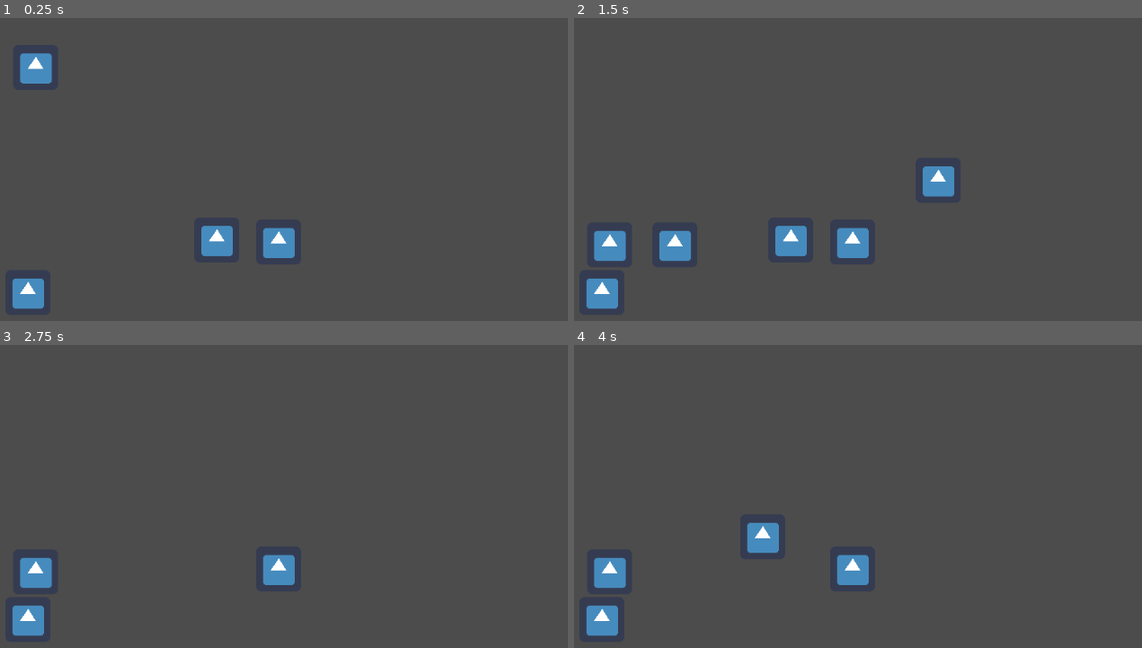
Above: before the commit, frames 1-4 (two rows, left to right).
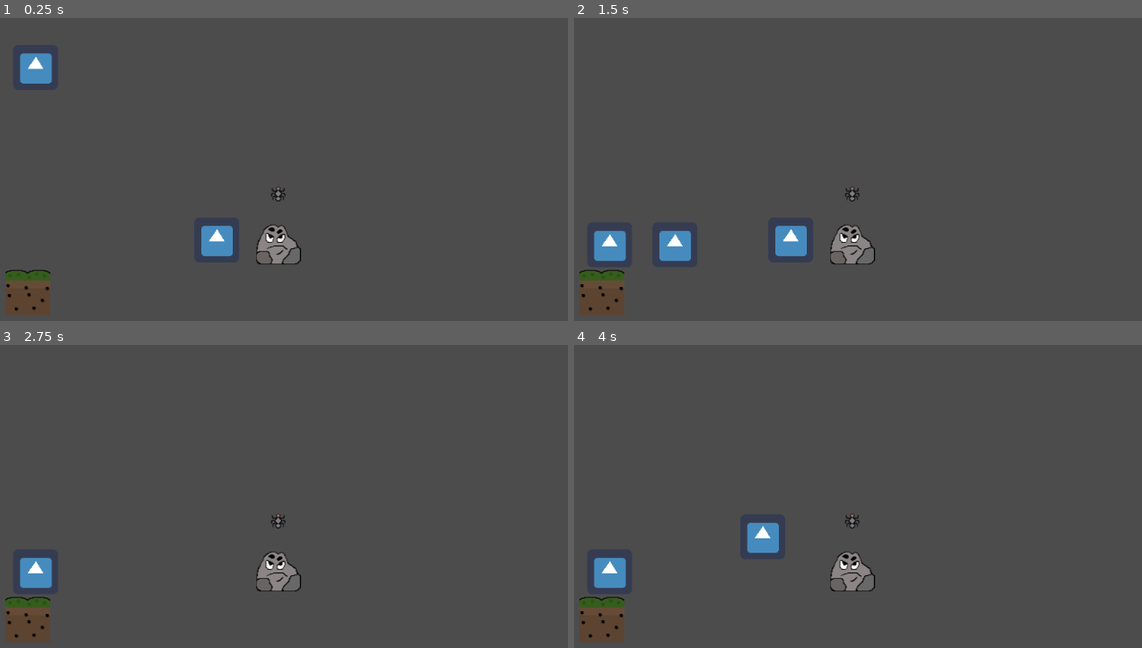
Above: after the commit, the same moments.

Repository: Gravedigger7789/spider-scramble
Game: Godot game, scene res://main.tscn
Two runs of this game, one before a commit and one after it. Both use one fixed random seed, a clock stepped at 60 frames per second and the inputs below. The engine's default icon, where the game draws it, is replaced by a stand-in: a white triangle on a blue panel in a dark square.
Inputs:
- Up to frame 1 (0.25 s): no input
- Up to frame 2 (1.5 s): tap Z (attack) at 0.6, 1.35 s; tap Up (jump) at 0.77 s
- Up to frame 3 (2.75 s): tap Up (jump) at 1.52 s; tap Z (attack) at 2.1 s
- Up to frame 4 (4 s): tap Z (attack) at 2.85, 3.6 s; tap Up (jump) at 3.02, 3.77 s

The runs differ from the first frame. In frame 1, 2.1% of the frame differs, in the area x 0-54%, y 55-98%; in frame 2, 2.6%, in the area x 0-67%, y 48-98%; in frame 3, 2.1%; in frame 4, 2.1%.

Commit message:
Replaced Sprites

Diff:
--- a/main.tscn
+++ b/main.tscn
@@ -1,7 +1,10 @@
-[gd_scene load_steps=4 format=2]
+[gd_scene load_steps=7 format=2]
 
 [ext_resource path="res://icon.png" type="Texture" id=1]
 [ext_resource path="res://src/Actors/Player.tscn" type="PackedScene" id=2]
+[ext_resource path="res://assets/rock.png" type="Texture" id=3]
+[ext_resource path="res://assets/floor.png" type="Texture" id=4]
+[ext_resource path="res://assets/fly.png" type="Texture" id=5]
 
 [sub_resource type="RectangleShape2D" id=1]
 extents = Vector2( 32, 32 )
@@ -15,8 +18,8 @@
 position = Vector2( 223.547, 412.131 )
 collision_layer = 4
 
-[node name="icon" type="Sprite" parent="Floor"]
-texture = ExtResource( 1 )
+[node name="floor" type="Sprite" parent="Floor"]
+texture = ExtResource( 4 )
 __meta__ = {
 "_edit_lock_": true
 }
@@ -31,8 +34,8 @@
 position = Vector2( 580.586, 340.087 )
 collision_layer = 4
 
-[node name="icon" type="Sprite" parent="Object"]
-texture = ExtResource( 1 )
+[node name="rock" type="Sprite" parent="Object"]
+texture = ExtResource( 3 )
 __meta__ = {
 "_edit_lock_": true
 }
@@ -58,3 +61,19 @@
 __meta__ = {
 "_edit_lock_": true
 }
+
+[node name="Collect" type="StaticBody2D" parent="."]
+position = Vector2( 580.586, 272.051 )
+collision_layer = 4
+
+[node name="fly" type="Sprite" parent="Collect"]
+texture = ExtResource( 5 )
+__meta__ = {
+"_edit_lock_": true
+}
+
+[node name="CollisionShape2D" type="CollisionShape2D" parent="Collect"]
+shape = SubResource( 1 )
+__meta__ = {
+"_edit_lock_": true
+}
Binary file added: assets/floor.png
Not shown, added: assets/floor.png.import
Not shown, added: assets/fly.png.import
